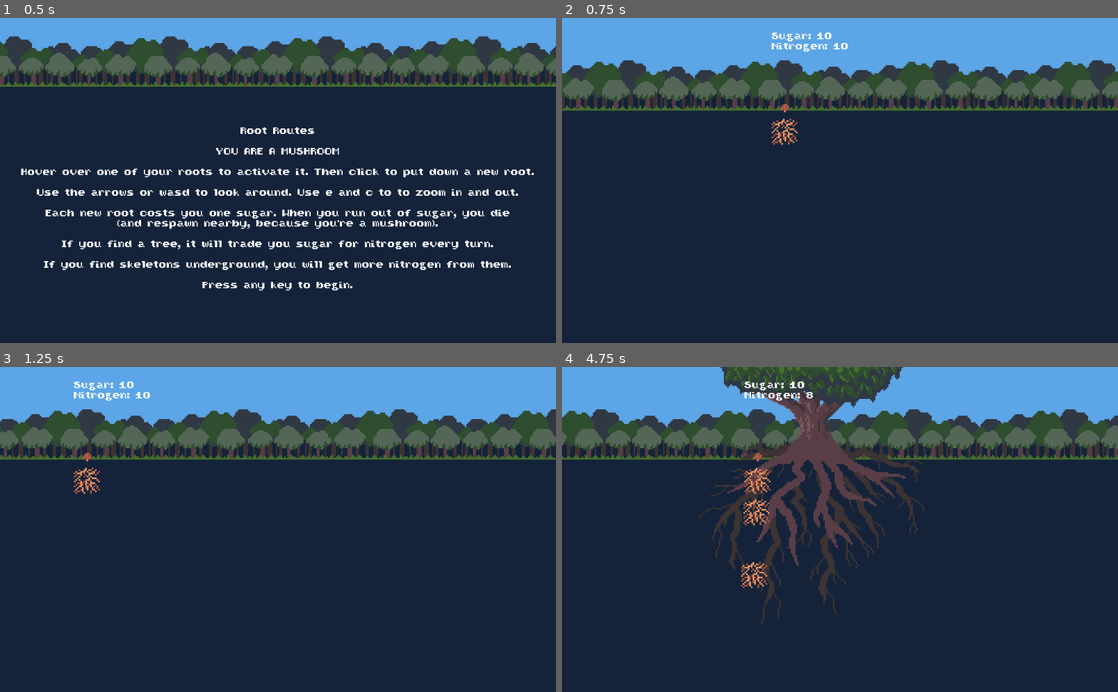
Above: before the commit, frames 1-4 (two rows, left to right).
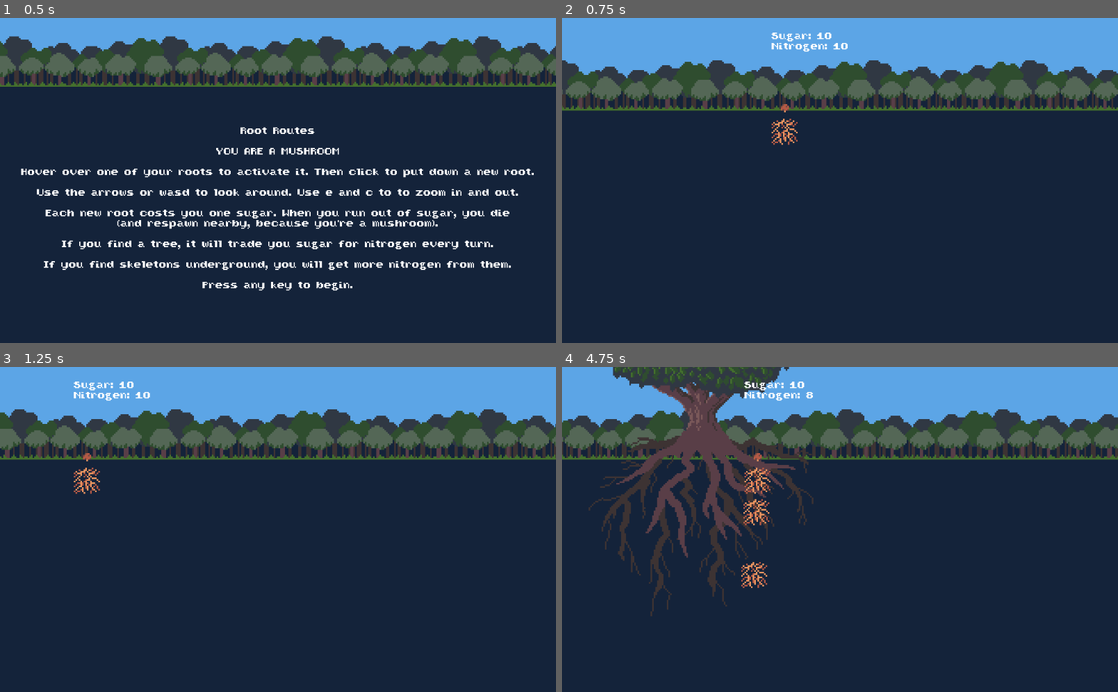
Above: after the commit, the same moments.

Repository: RoxT/rootroutes
Game: Godot game, scene res://StartMenu.tscn
The game is run twice, just before and just after one commit, with the same random seed, the same clock (stepped at 60 frames per second) and the same inputs.
Inputs (mouse positions are in pixels of both pictures, inside the frame that each line leads up to):
- Up to frame 1 (0.5 s): no input
- Up to frame 2 (0.75 s): tap Enter at 0.5 s; move the mouse to (962, 164) at 0.52 s; hold Right (ui_right) from 0.53 s (still down); click (962, 164) at 0.67 s
- Up to frame 3 (1.25 s): keep holding Right (ui_right)
- Up to frame 4 (4.75 s): move the mouse to (645, 480) at 1.27 s; release Right (ui_right) at 1.28 s; hold Down (ui_down) 1.28-2.03 s; click (645, 480) at 1.42 s; move the mouse to (895, 458) at 2.02 s; hold Right (ui_right) 2.03-2.78 s; move the mouse to (812, 594) at 2.77 s; hold Up (ui_up) 2.78-3.53 s; click (812, 594) at 2.92 s; move the mouse to (1006, 578) at 3.52 s; hold Left (ui_left) from 3.53 s (still down); move the mouse to (623, 510) at 4.27 s; click (623, 510) at 4.42 s

Frame 1 is identical in both runs. In frame 2, 6.3% of the frame differs, in the area x 0-100%, y 13-28%; in frame 3, 6.2%; in frame 4, 20%, in the area x 0-100%, y 0-80%.

Commit message:
wormsign

Diff:
--- a/RootRoutes/Main_Rs_NatCOPY.tscn
+++ b/RootRoutes/Main_Rs_NatCOPY.tscn
@@ -12,9 +12,10 @@
 [ext_resource path="res://textures/message-youdied.png" type="Texture" id=10]
 [ext_resource path="res://resources/root routes wav.wav" type="AudioStream" id=11]
 [ext_resource path="res://textures/fern.png" type="Texture" id=12]
-[ext_resource path="res://textures/worm-Sheet.png" type="Texture" id=13]
+[ext_resource path="res://resources/wormS.tres" type="SpriteFrames" id=13]
 [ext_resource path="res://textures/fishskeleton.png" type="Texture" id=14]
 [ext_resource path="res://textures/rockgrey3.png" type="Texture" id=15]
+[ext_resource path="res://resources/worm_hitbox.tres" type="Shape2D" id=16]
 
 [sub_resource type="CapsuleShape2D" id=1]
 radius = 26.0
@@ -44,9 +45,6 @@
 
 [sub_resource type="RectangleShape2D" id=9]
 extents = Vector2( 21, 23.5 )
-
-[sub_resource type="RectangleShape2D" id=10]
-extents = Vector2( 192, 12 )
 
 [sub_resource type="CapsuleShape2D" id=11]
 radius = 24.0
@@ -706,128 +704,125 @@
 [node name="Spawn" type="Node2D" parent="."]
 
 [node name="Position2D" type="Position2D" parent="Spawn"]
-position = Vector2( 10, 394 )
+position = Vector2( 127, 283 )
 
 [node name="Position2D2" type="Position2D" parent="Spawn"]
-position = Vector2( 106, 394 )
+position = Vector2( 223, 283 )
 
 [node name="Position2D3" type="Position2D" parent="Spawn"]
-position = Vector2( 202, 394 )
+position = Vector2( 319, 283 )
 
 [node name="Position2D4" type="Position2D" parent="Spawn"]
-position = Vector2( 346, 394 )
+position = Vector2( 463, 283 )
 
 [node name="Position2D5" type="Position2D" parent="Spawn"]
-position = Vector2( 442, 394 )
+position = Vector2( 559, 283 )
 
 [node name="Position2D6" type="Position2D" parent="Spawn"]
-position = Vector2( 538, 394 )
+position = Vector2( 655, 283 )
 
 [node name="Position2D7" type="Position2D" parent="Spawn"]
-position = Vector2( 634, 394 )
+position = Vector2( 751, 283 )
 
 [node name="Position2D8" type="Position2D" parent="Spawn"]
-position = Vector2( 730, 394 )
+position = Vector2( 847, 283 )
 
 [node name="Position2D9" type="Position2D" parent="Spawn"]
-position = Vector2( 826, 394 )
+position = Vector2( 943, 283 )
 
 [node name="Position2D11" type="Position2D" parent="Spawn"]
-position = Vector2( 922, 394 )
+position = Vector2( 1039, 283 )
+
+[node name="Position2D12" type="Position2D" parent="Spawn"]
+position = Vector2( 1056, 283 )
+
+[node name="Position2D13" type="Position2D" parent="Spawn"]
+position = Vector2( 1152, 283 )
+
+[node name="Position2D14" type="Position2D" parent="Spawn"]
+position = Vector2( 1248, 283 )
+
+[node name="Position2D15" type="Position2D" parent="Spawn"]
+position = Vector2( 1344, 283 )
+
+[node name="Position2D16" type="Position2D" parent="Spawn"]
+position = Vector2( 1440, 283 )
+
+[node name="Position2D17" type="Position2D" parent="Spawn"]
+position = Vector2( 1536, 283 )
+
+[node name="Position2D18" type="Position2D" parent="Spawn"]
+position = Vector2( 1632, 283 )
+
+[node name="Position2D19" type="Position2D" parent="Spawn"]
+position = Vector2( 1728, 283 )
+
+[node name="Position2D20" type="Position2D" parent="Spawn"]
+position = Vector2( 1824, 283 )
+
+[node name="Position2D21" type="Position2D" parent="Spawn"]
+position = Vector2( 1920, 283 )
+
+[node name="Position2D22" type="Position2D" parent="Spawn"]
+position = Vector2( 2016, 283 )
+
+[node name="Position2D23" type="Position2D" parent="Spawn"]
+position = Vector2( 2016, 283 )
+
+[node name="Position2D24" type="Position2D" parent="Spawn"]
+position = Vector2( 2112, 283 )
+
+[node name="Position2D25" type="Position2D" parent="Spawn"]
+position = Vector2( 2208, 283 )
+
+[node name="Position2D26" type="Position2D" parent="Spawn"]
+position = Vector2( 2304, 283 )
+
+[node name="Position2D27" type="Position2D" parent="Spawn"]
+position = Vector2( 2400, 283 )
+
+[node name="Position2D28" type="Position2D" parent="Spawn"]
+position = Vector2( 2496, 283 )
+
+[node name="Position2D29" type="Position2D" parent="Spawn"]
+position = Vector2( 2592, 283 )
+
+[node name="Position2D30" type="Position2D" parent="Spawn"]
+position = Vector2( 2688, 283 )
+
+[node name="Position2D31" type="Position2D" parent="Spawn"]
+position = Vector2( 2784, 283 )
+
+[node name="Position2D32" type="Position2D" parent="Spawn"]
+position = Vector2( 2880, 283 )
+
+[node name="Position2D33" type="Position2D" parent="Spawn"]
+position = Vector2( 2976, 283 )
+
+[node name="Position2D34" type="Position2D" parent="Spawn"]
+position = Vector2( 3072, 283 )
+
+[node name="Position2D35" type="Position2D" parent="Spawn"]
+position = Vector2( 3168, 283 )
+
+[node name="Position2D36" type="Position2D" parent="Spawn"]
+position = Vector2( 3264, 283 )
+
+[node name="Position2D37" type="Position2D" parent="Spawn"]
+position = Vector2( 3360, 283 )
+
+[node name="Position2D38" type="Position2D" parent="Spawn"]
+position = Vector2( 3456, 283 )
+
+[node name="Position2D39" type="Position2D" parent="Spawn"]
+position = Vector2( 3552, 283 )
+
+[node name="Position2D40" type="Position2D" parent="Spawn"]
+position = Vector2( 3648, 283 )
 
 [node name="ExtraSpawn" type="Node2D" parent="."]
 visible = false
 position = Vector2( 0, 240 )
-
-[node name="Position2D12" type="Position2D" parent="ExtraSpawn"]
-position = Vector2( 1056, 168 )
-
-[node name="Position2D13" type="Position2D" parent="ExtraSpawn"]
-position = Vector2( 1152, 168 )
-
-[node name="Position2D14" type="Position2D" parent="ExtraSpawn"]
-position = Vector2( 1248, 168 )
-
-[node name="Position2D15" type="Position2D" parent="ExtraSpawn"]
-position = Vector2( 1344, 168 )
-
-[node name="Position2D16" type="Position2D" parent="ExtraSpawn"]
-position = Vector2( 1440, 168 )
-
-[node name="Position2D17" type="Position2D" parent="ExtraSpawn"]
-position = Vector2( 1536, 168 )
-
-[node name="Position2D18" type="Position2D" parent="ExtraSpawn"]
-position = Vector2( 1632, 168 )
-
-[node name="Position2D19" type="Position2D" parent="ExtraSpawn"]
-position = Vector2( 1728, 168 )
-
-[node name="Position2D20" type="Position2D" parent="ExtraSpawn"]
-position = Vector2( 1824, 168 )
-
-[node name="Position2D21" type="Position2D" parent="ExtraSpawn"]
-position = Vector2( 1920, 168 )
-
-[node name="Position2D22" type="Position2D" parent="ExtraSpawn"]
-position = Vector2( 2016, 168 )
-
-[node name="Position2D23" type="Position2D" parent="ExtraSpawn"]
-position = Vector2( 2016, 168 )
-
-[node name="Position2D24" type="Position2D" parent="ExtraSpawn"]
-position = Vector2( 2112, 168 )
-
-[node name="Position2D25" type="Position2D" parent="ExtraSpawn"]
-position = Vector2( 2208, 168 )
-
-[node name="Position2D26" type="Position2D" parent="ExtraSpawn"]
-position = Vector2( 2304, 168 )
-
-[node name="Position2D27" type="Position2D" parent="ExtraSpawn"]
-position = Vector2( 2400, 168 )
-
-[node name="Position2D28" type="Position2D" parent="ExtraSpawn"]
-position = Vector2( 2496, 168 )
-
-[node name="Position2D29" type="Position2D" parent="ExtraSpawn"]
-position = Vector2( 2592, 168 )
-
-[node name="Position2D30" type="Position2D" parent="ExtraSpawn"]
-position = Vector2( 2688, 168 )
-
-[node name="Position2D31" type="Position2D" parent="ExtraSpawn"]
-position = Vector2( 2784, 168 )
-
-[node name="Position2D32" type="Position2D" parent="ExtraSpawn"]
-position = Vector2( 2880, 168 )
-
-[node name="Position2D33" type="Position2D" parent="ExtraSpawn"]
-position = Vector2( 2976, 168 )
-
-[node name="Position2D34" type="Position2D" parent="ExtraSpawn"]
-position = Vector2( 3072, 168 )
-
-[node name="Position2D35" type="Position2D" parent="ExtraSpawn"]
-position = Vector2( 3168, 168 )
-
-[node name="Position2D36" type="Position2D" parent="ExtraSpawn"]
-position = Vector2( 3264, 168 )
-
-[node name="Position2D37" type="Position2D" parent="ExtraSpawn"]
-position = Vector2( 3360, 168 )
-
-[node name="Position2D38" type="Position2D" parent="ExtraSpawn"]
-position = Vector2( 3456, 168 )
-
-[node name="Position2D39" type="Position2D" parent="ExtraSpawn"]
-position = Vector2( 3552, 168 )
-
-[node name="Position2D40" type="Position2D" parent="ExtraSpawn"]
-position = Vector2( 3648, 168 )
-
-[node name="Position2D41" type="Position2D" parent="ExtraSpawn"]
-position = Vector2( 3744, 168 )
 
 [node name="AudioStreamPlayer2D" type="AudioStreamPlayer2D" parent="."]
 stream = ExtResource( 11 )
@@ -847,55 +842,55 @@
 
 [node name="CollisionShape2D" type="CollisionShape2D" parent="Area2D_worm"]
 position = Vector2( 7, -3 )
-shape = SubResource( 10 )
-
-[node name="Worm" type="Sprite" parent="Area2D_worm"]
+shape = ExtResource( 16 )
+
+[node name="Worm" type="AnimatedSprite" parent="Area2D_worm"]
 position = Vector2( 8, -8 )
-texture = ExtResource( 13 )
+frames = ExtResource( 13 )
 
 [node name="Area2D_worm2" type="Area2D" parent="." groups=["item"]]
 position = Vector2( 840, 928 )
 
 [node name="CollisionShape2D" type="CollisionShape2D" parent="Area2D_worm2"]
 position = Vector2( 7, -3 )
-shape = SubResource( 10 )
-
-[node name="Worm" type="Sprite" parent="Area2D_worm2"]
+shape = ExtResource( 16 )
+
+[node name="Worm" type="AnimatedSprite" parent="Area2D_worm2"]
 position = Vector2( 8, -8 )
-texture = ExtResource( 13 )
+frames = ExtResource( 13 )
 
 [node name="Area2D_worm3" type="Area2D" parent="." groups=["item"]]
 position = Vector2( 1624, 688 )
 
 [node name="CollisionShape2D" type="CollisionShape2D" parent="Area2D_worm3"]
 position = Vector2( 7, -3 )
-shape = SubResource( 10 )
-
-[node name="Worm" type="Sprite" parent="Area2D_worm3"]
+shape = ExtResource( 16 )
+
+[node name="Worm" type="AnimatedSprite" parent="Area2D_worm3"]
 position = Vector2( 8, -8 )
-texture = ExtResource( 13 )
+frames = ExtResource( 13 )
 
 [node name="Area2D_worm4" type="Area2D" parent="." groups=["item"]]
 position = Vector2( 2472, 776 )
 
 [node name="CollisionShape2D" type="CollisionShape2D" parent="Area2D_worm4"]
 position = Vector2( 7, -3 )
-shape = SubResource( 10 )
-
-[node name="Worm" type="Sprite" parent="Area2D_worm4"]
+shape = ExtResource( 16 )
+
+[node name="Worm" type="AnimatedSprite" parent="Area2D_worm4"]
 position = Vector2( 8, -8 )
-texture = ExtResource( 13 )
+frames = ExtResource( 13 )
 
 [node name="Area2D_worm5" type="Area2D" parent="." groups=["item"]]
 position = Vector2( 3392, 640 )
 
 [node name="CollisionShape2D" type="CollisionShape2D" parent="Area2D_worm5"]
-position = Vector2( 7, -3 )
-shape = SubResource( 10 )
-
-[node name="Worm" type="Sprite" parent="Area2D_worm5"]
+position = Vector2( 9, -3 )
+shape = ExtResource( 16 )
+
+[node name="Worm" type="AnimatedSprite" parent="Area2D_worm5"]
 position = Vector2( 8, -8 )
-texture = ExtResource( 13 )
+frames = ExtResource( 13 )
 
 [node name="Area2D_fern" type="Area2D" parent="." groups=["item"]]
 position = Vector2( 168, 312 )
--- /dev/null
+++ b/RootRoutes/resources/wormS.tres
@@ -0,0 +1,51 @@
+[gd_resource type="SpriteFrames" load_steps=10 format=2]
+
+[ext_resource path="res://textures/worm-Sheet.png" type="Texture" id=1]
+
+[sub_resource type="AtlasTexture" id=1]
+flags = 4
+atlas = ExtResource( 1 )
+region = Rect2( 0, 0, 48, 48 )
+
+[sub_resource type="AtlasTexture" id=2]
+flags = 4
+atlas = ExtResource( 1 )
+region = Rect2( 48, 0, 48, 48 )
+
+[sub_resource type="AtlasTexture" id=3]
+flags = 4
+atlas = ExtResource( 1 )
+region = Rect2( 96, 0, 48, 48 )
+
+[sub_resource type="AtlasTexture" id=4]
+flags = 4
+atlas = ExtResource( 1 )
+region = Rect2( 144, 0, 48, 48 )
+
+[sub_resource type="AtlasTexture" id=5]
+flags = 4
+atlas = ExtResource( 1 )
+region = Rect2( 192, 0, 48, 48 )
+
+[sub_resource type="AtlasTexture" id=6]
+flags = 4
+atlas = ExtResource( 1 )
+region = Rect2( 240, 0, 48, 48 )
+
+[sub_resource type="AtlasTexture" id=7]
+flags = 4
+atlas = ExtResource( 1 )
+region = Rect2( 288, 0, 48, 48 )
+
+[sub_resource type="AtlasTexture" id=8]
+flags = 4
+atlas = ExtResource( 1 )
+region = Rect2( 336, 0, 48, 48 )
+
+[resource]
+animations = [ {
+"frames": [ SubResource( 1 ), SubResource( 2 ), SubResource( 3 ), SubResource( 4 ), SubResource( 5 ), SubResource( 6 ), SubResource( 7 ), SubResource( 8 ) ],
+"loop": true,
+"name": "default",
+"speed": 5.0
+} ]
--- /dev/null
+++ b/RootRoutes/resources/worm_hitbox.tres
@@ -0,0 +1,4 @@
+[gd_resource type="RectangleShape2D" format=2]
+
+[resource]
+extents = Vector2( 27, 12 )
--- a/RootRoutes/scripts/StartMenu.gd
+++ b/RootRoutes/scripts/StartMenu.gd
@@ -18,5 +18,5 @@
 
 func _unhandled_input(event):
 	if event is InputEventKey:
-		var err = get_tree().change_scene("res://Main_Rs_COPY.tscn")
+		var err = get_tree().change_scene("res://Main_Rs_NatCOPY.tscn")
 		if err != OK: print(err)
Not shown, changed: index.html
Not shown, changed: index.pck
